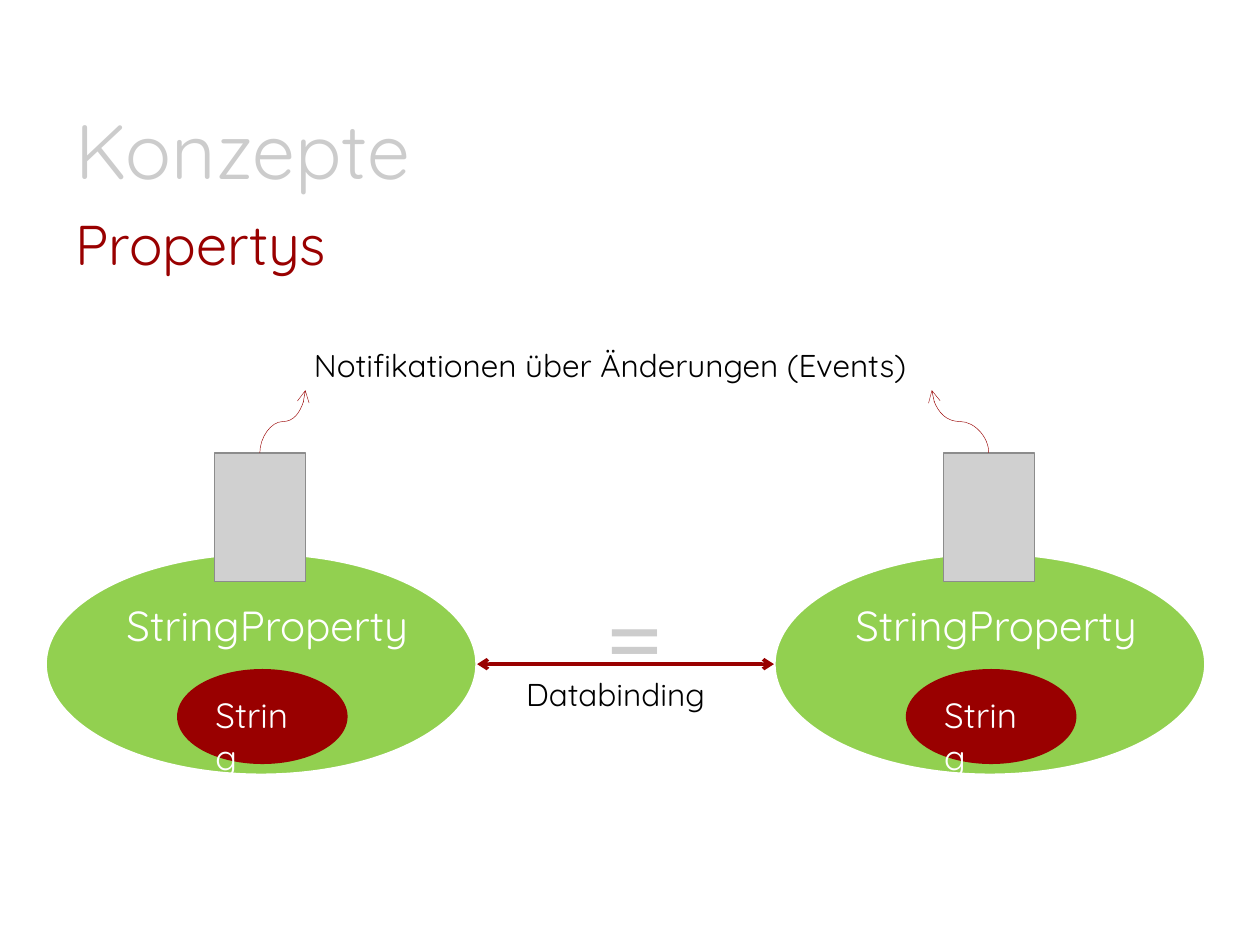
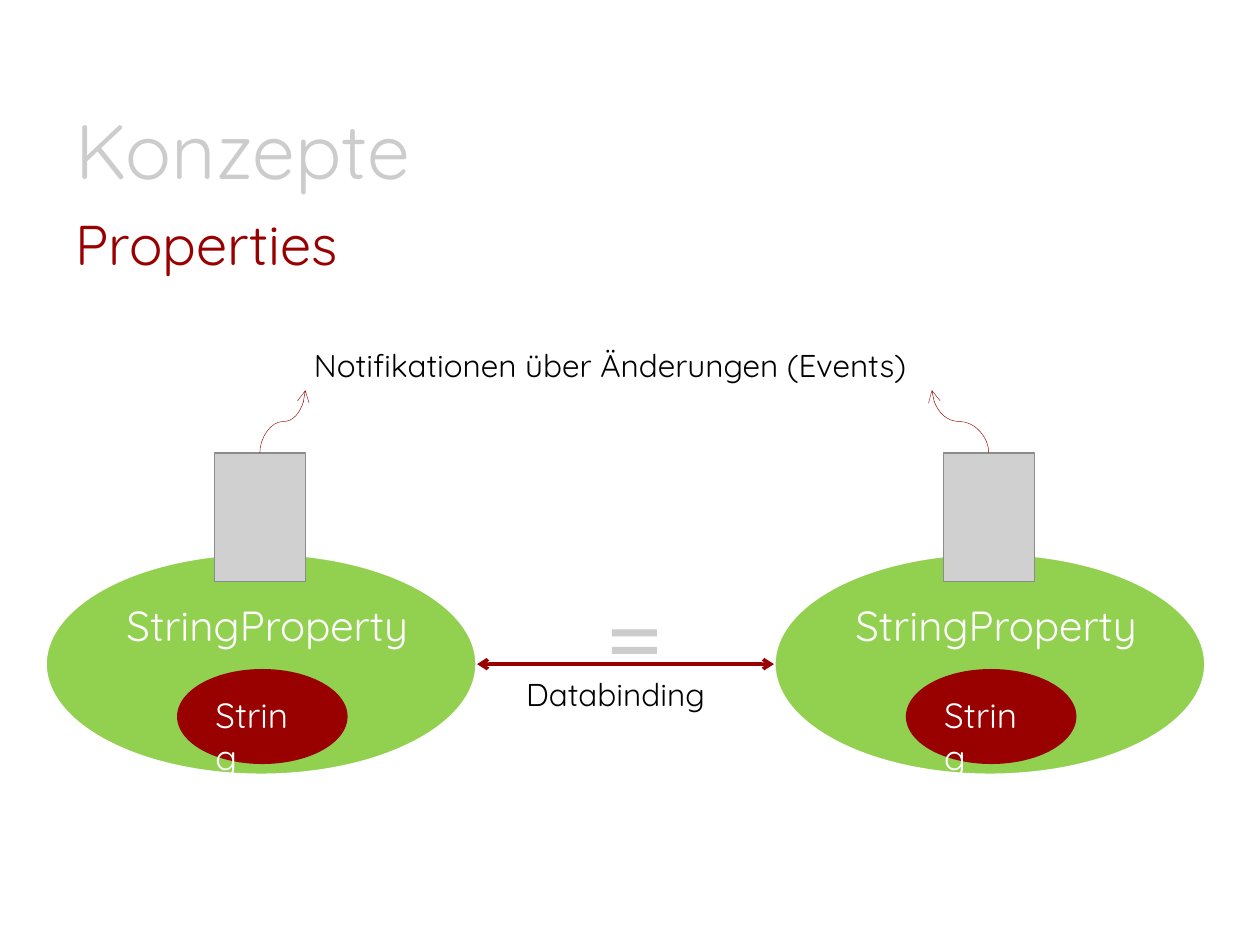
Before and after one commit to Morkunas/jfxusergroup, a slide deck: slide 10 of JavaFX-UserGroup.pptx (slide 11 before the commit). Drawn at 1260x945 pixels with LibreOffice and Linux fonts; fonts in the diff are those of the drawing; grey boxes stand for pictures; background and template pictures are left out. Boxes give left, top, right and bottom in pixels: in the first picture for what was removed or moved away, otherwise in the second. Text is boxed around its words. In the diff, an @@ line names an element or a change of style, - is before the commit and + after.

```diff
--- a/JavaFX-UserGroup.pptx
+++ b/JavaFX-UserGroup.pptx
@@ title at (76,225,338,276): text changed @@
-Propertys
+Properties
```
Also in this commit, not shown: 9 other slides changed, 1 slide added, 1 slide removed, 6 other files.
